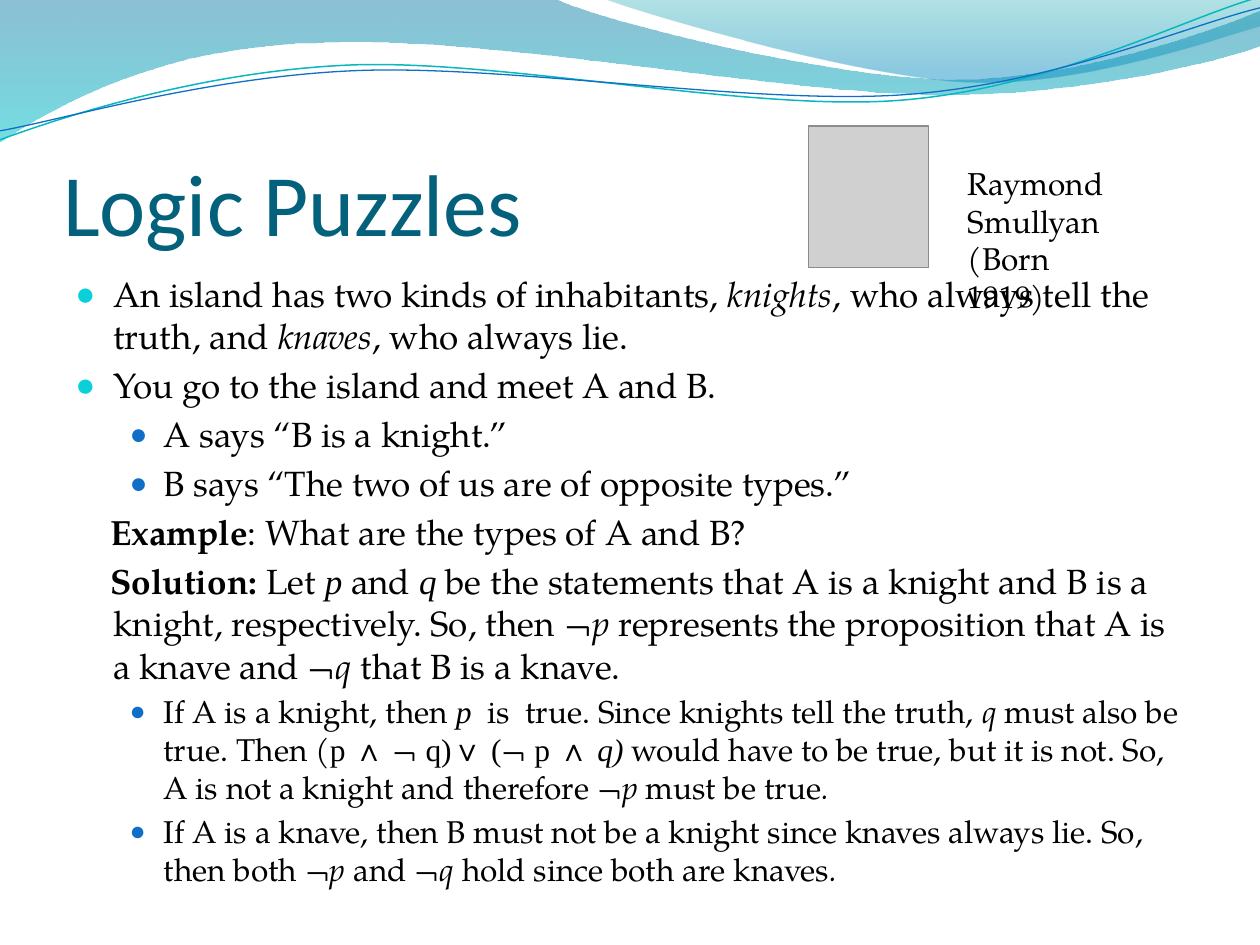
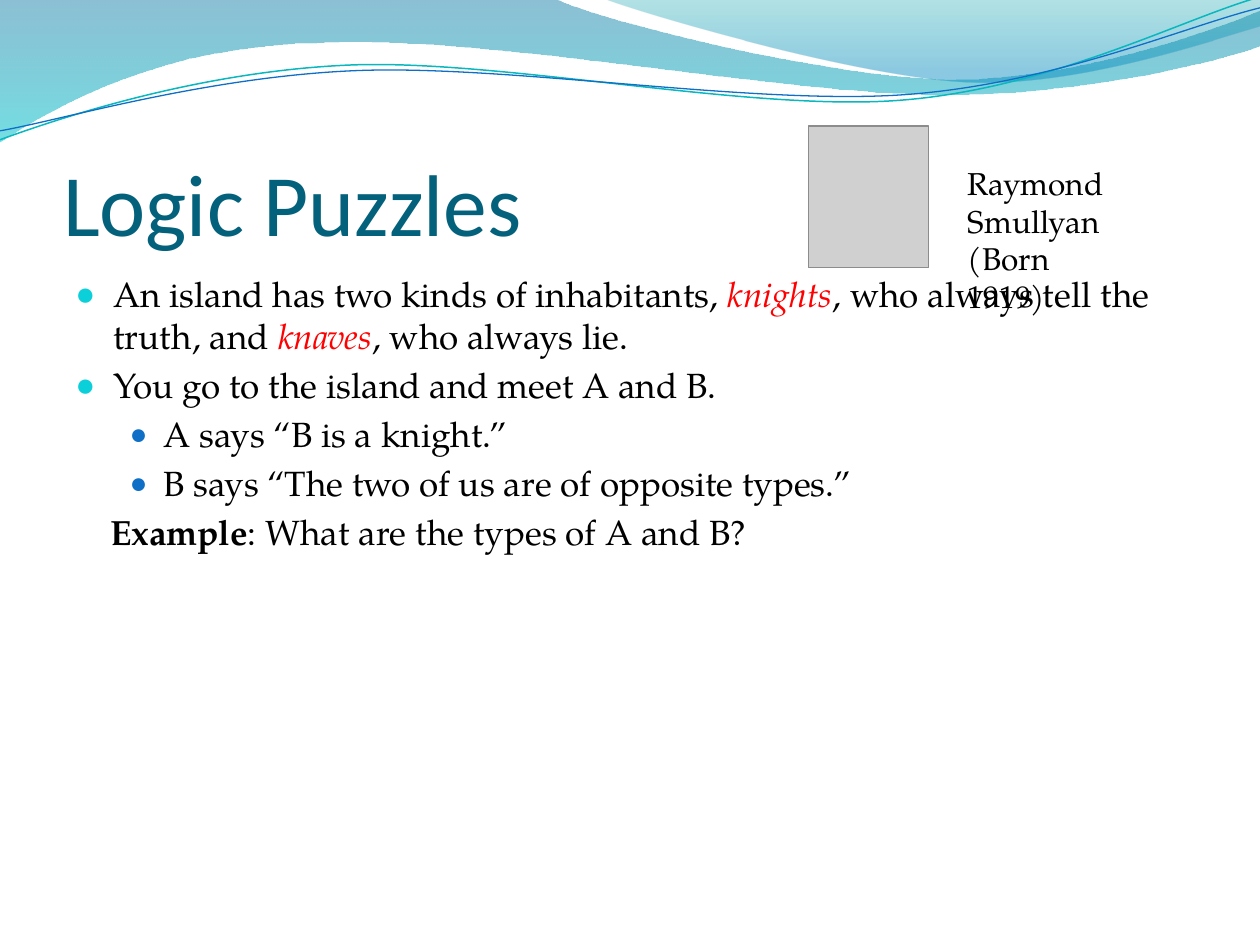
Before and after one commit to lin-chen-GA/lin-chen-GA.github.io, a slide deck: slide 40 of cs2620/slides/cs2620_notes1.pptx (slide 35 before the commit). Drawn at 1260x945 pixels with LibreOffice and Linux fonts; fonts in the diff are those of the drawing; grey boxes stand for pictures; background and template pictures are left out. Boxes give left, top, right and bottom in pixels: in the first picture for what was removed or moved away, otherwise in the second. Text is boxed around its words. In the diff, an @@ line names an element or a change of style, - is before the commit and + after.

```diff
--- a/cs2620/slides/cs2620_notes1.pptx
+++ b/cs2620/slides/cs2620_notes1.pptx
@@ text at bbox=[113, 270, 1149, 359]: text colour #000000 to #FF0000 in "knights, knaves," @@
@@ text at bbox=[110, 568, 1179, 890]: paragraphs removed @@
-Solution: Let p and q be the statements that A is a knight and B is a knight, respectively. So, then ¬p represents the proposition that A is a knave and ¬q that B is a knave.
-  ● If A is a knight, then p is true. Since knights tell the truth, q must also be true. Then (p ∧ ¬ q)∨ (¬ p ∧ q) would have to be true, but it is not. So, A is not a knight and therefore ¬p must be true.
-  ● If A is a knave, then B must not be a knight since knaves always lie. So, then both ¬p and ¬q hold since both are knaves.
```
Also in this commit, not shown: 5 other slides changed, 6 slides added, 7 other files.
